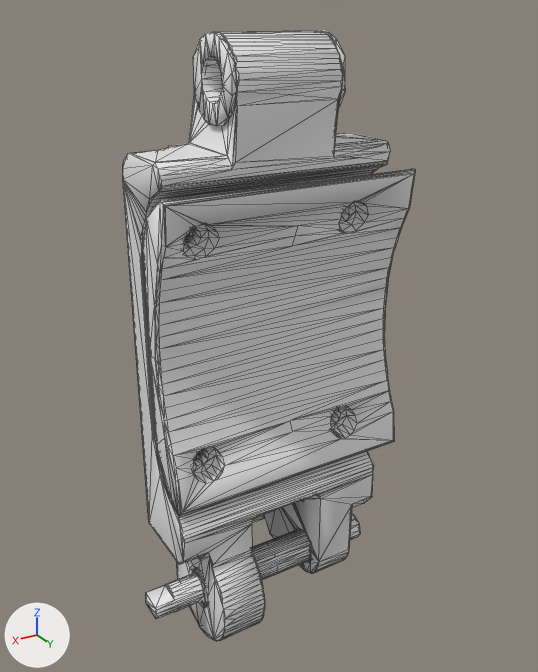
Renders of the COLLADA model public/page2/mesh036_l_proximal.dae from each side of a commit.
Rendered twice from a camera (50 mm lens) standing at (0.0663, 0.0789, 0.0766) and looking at (0.0175, -0.0026, 0.0359). Lighting does not change. The marker at lower left points along +X, +Y and +Z. Mesh edges are drawn as thin lines. Materials are left out; every surface is plain grey.

The older version as bpy lines, for what is in view:
```python
me_left_proximal_001 = bpy.data.meshes.new('Left Proximal.001')
me_left_proximal_001.from_pydata(...)  # 1977 vertices, 3985 faces; spans x -0.0016..0.0385, y -0.012..0.008, z -0.008..0.075
me_left_proximal_001.materials.append(mat_glay_001_001)
ob_left_proximal = bpy.data.objects.new('Left_Proximal', me_left_proximal_001)
ob_left_proximal.location = (0.0, 0.0, 0.0)
```
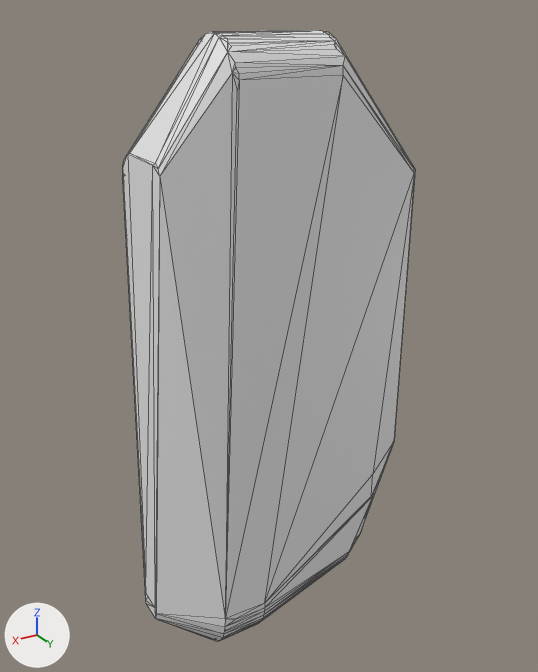
What differs and where, as boxes [x1, y1, x2, y2] in the pictures (538 x 672 px):
part 1 of me_left_proximal_001, cut back
    before: [123, 30, 415, 641]

What changed in the scene script:
```text
Change me_left_proximal_001:
    used by ob_left_proximal; location = (0.0, 0.0, 0.0)
    remove me_left_proximal_001.from_pydata(...)  # 1977 vertices, 3985 faces; spans x -0.0016..0.0385, y -0.012..0.008, z -0.008..0.075
    add me_left_proximal_001.from_pydata(...)  # 194 vertices, 384 faces; spans x -0.0016..0.0385, y -0.012..0.008, z -0.008..0.075
    me_left_proximal_001 part 1: 3 vertices moved within x 0.0279..0.0349, y -0.0119..-0.0079, z -0.0015..0.0585; 1635 vertices removed from x -0.0015..0.0383, y -0.012..0.0079, z -0.007..0.075
    me_left_proximal_001 part 2: the surface is now shaded flat
```
